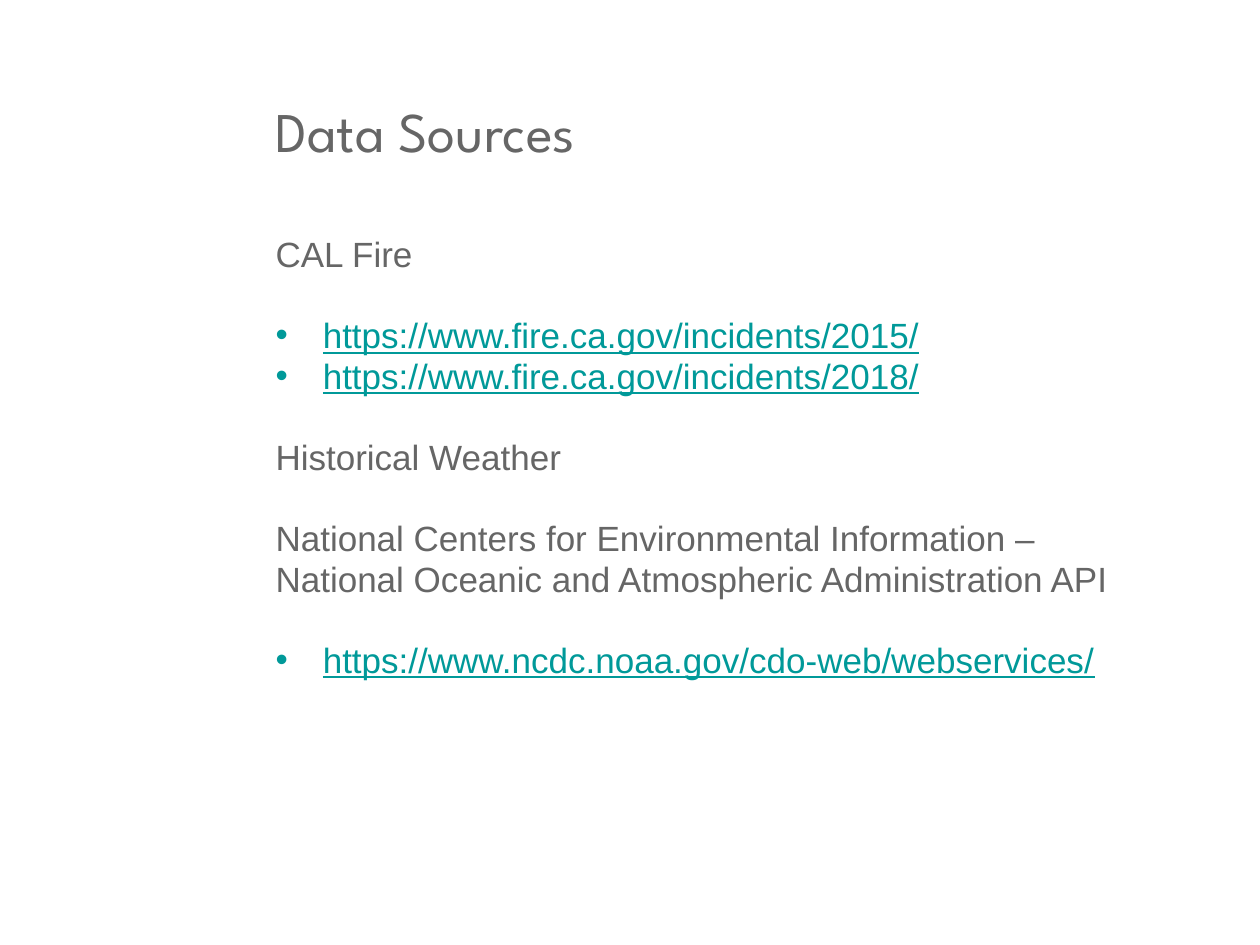
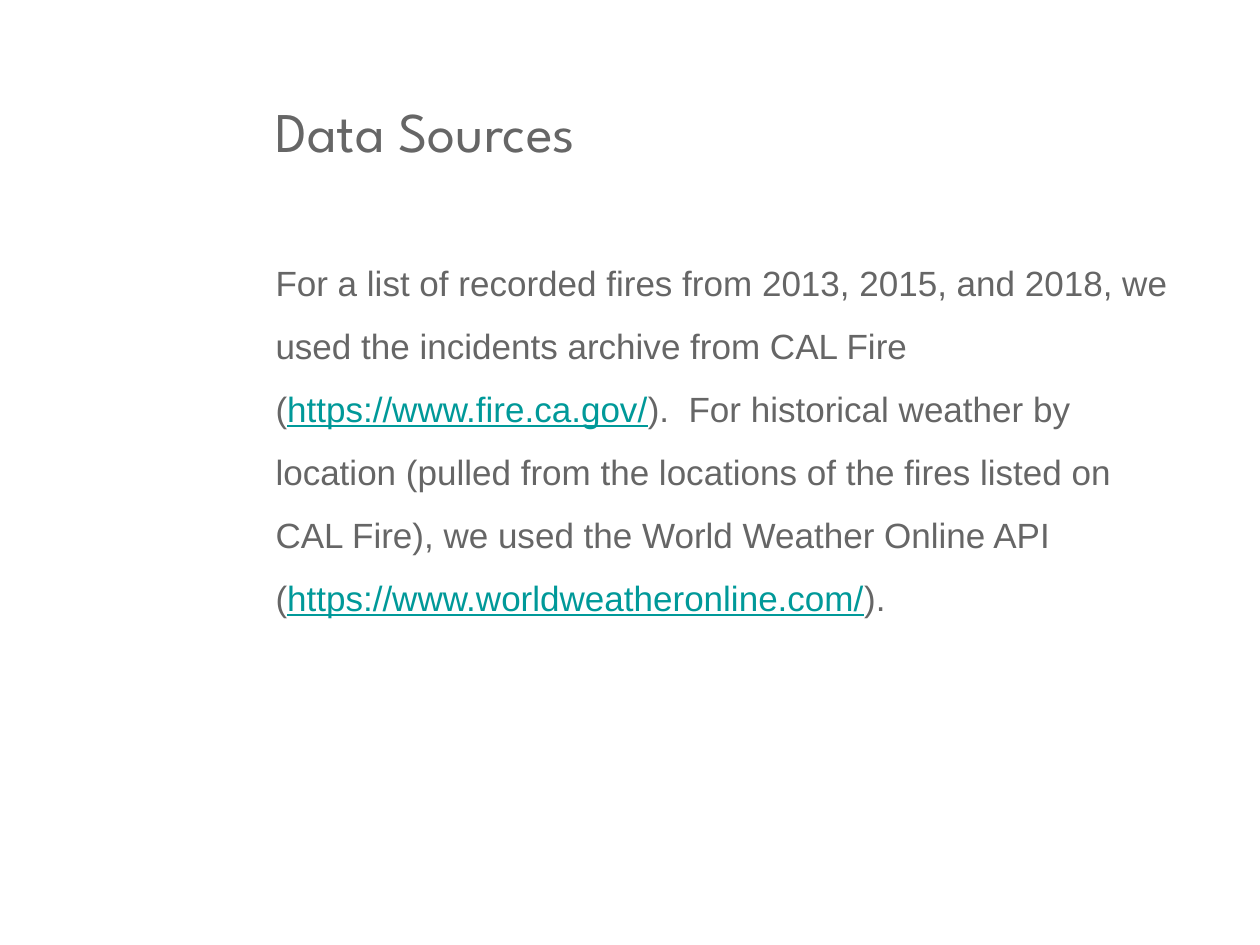
Before and after one commit to hockeylori/project1repo, a slide deck: slide 3 of ppt_writeup/Team7Project.pptx. Drawn at 1260x945 pixels with LibreOffice and Linux fonts; fonts in the diff are those of the drawing; background and template pictures are left out. Boxes give left, top, right and bottom in pixels: in the first picture for what was removed or moved away, otherwise in the second. Text is boxed around its words. In the diff, an @@ line names an element or a change of style, - is before the commit and + after.

```diff
--- a/ppt_writeup/Team7Project.pptx
+++ b/ppt_writeup/Team7Project.pptx
@@ text at (276,270,1167,618): text changed; text colour #009999 to #666666 @@
-CAL Fire
-• https://www.fire.ca.gov/incidents/2015/
-• https://www.fire.ca.gov/incidents/2018/
-Historical Weather
-National Centers for Environmental Information –
-National Oceanic and Atmospheric Administration API
-• https://www.ncdc.noaa.gov/cdo-web/webservices/
+For a list of recorded fires from 2013, 2015, and 2018, we used the incidents archive from CAL Fire (https://www.fire.ca.gov/). For historical weather by location (pulled from the locations of the fires listed on CAL Fire), we used the World Weather Online API (https://www.worldweatheronline.com/).
```
Also in this commit, not shown: 5 other slides changed, 11 slides added, 1 slide removed, 7 other files.
